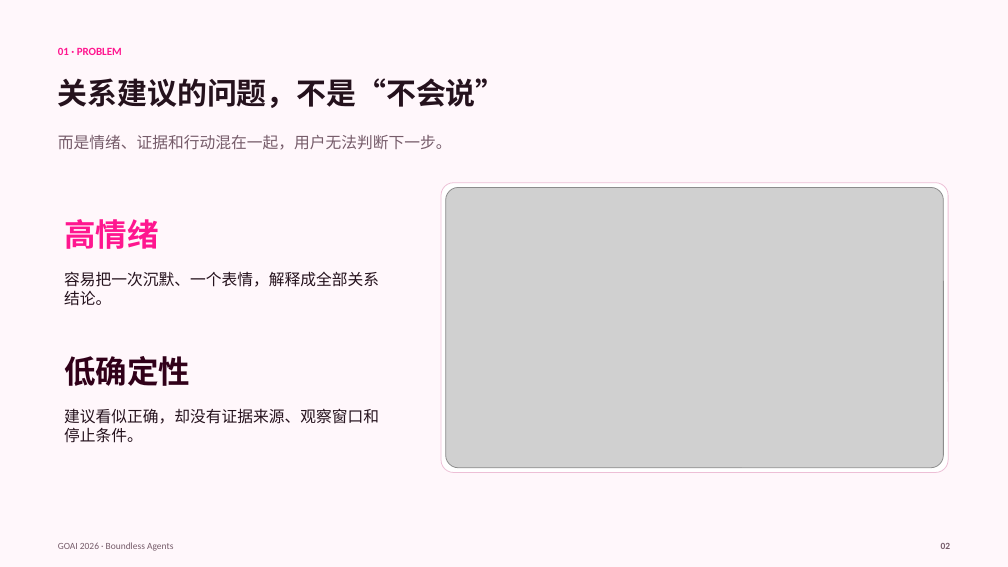
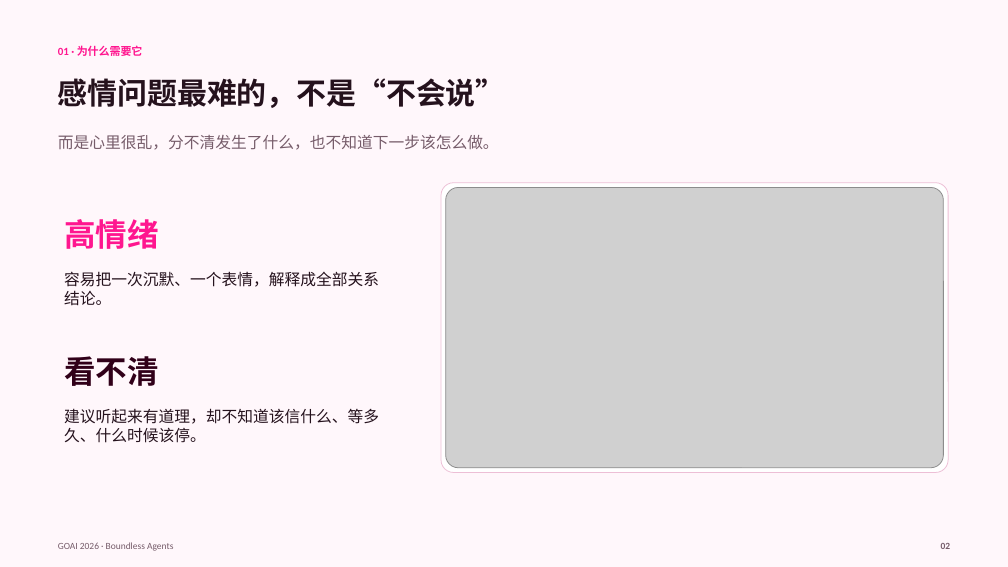
Before and after one commit to powerycy/goutoujunshi, a slide deck: slide 2 of competition/deepseek-harness-goutoujunshi/submission/狗头军师_GOAI2026_无界应用_初赛方案.pptx. Drawn at 1008x567 pixels with LibreOffice and Linux fonts; fonts in the diff are those of the drawing; grey boxes stand for pictures. Boxes give left, top, right and bottom in pixels: in the first picture for what was removed or moved away, otherwise in the second. Text is boxed around its words. In the diff, an @@ line names an element or a change of style, - is before the commit and + after.

```diff
--- a/competition/deepseek-harness-goutoujunshi/submission/狗头军师_GOAI2026_无界应用_初赛方案.pptx
+++ b/competition/deepseek-harness-goutoujunshi/submission/狗头军师_GOAI2026_无界应用_初赛方案.pptx
@@ text at box(58, 45, 143, 56): text changed @@
-01 · PROBLEM
+01 · 为什么需要它
@@ text at box(58, 78, 506, 108): text changed @@
-关系建议的问题，不是“不会说”
+感情问题最难的，不是“不会说”
@@ text at box(58, 135, 499, 150): text changed @@
-而是情绪、证据和行动混在一起，用户无法判断下一步。
+而是心里很乱，分不清发生了什么，也不知道下一步该怎么做。
@@ text at box(64, 356, 158, 386): text changed @@
-低确定性
+看不清
@@ text at box(64, 408, 379, 443): text changed @@
-建议看似正确，却没有证据来源、观察窗口和停止条件。
+建议听起来有道理，却不知道该信什么、等多久、什么时候该停。
```
Also in this commit, not shown: 9 other slides changed, 3 other files.
